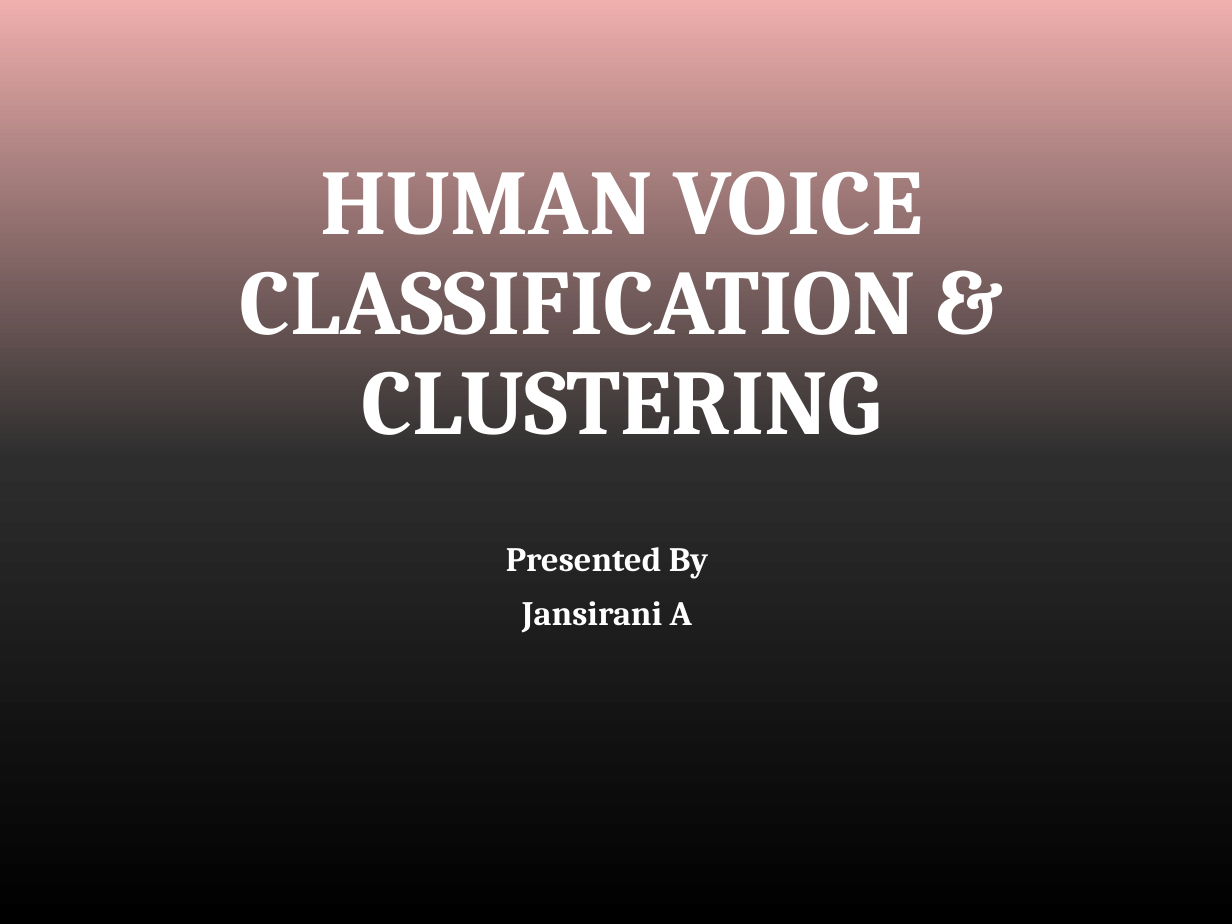
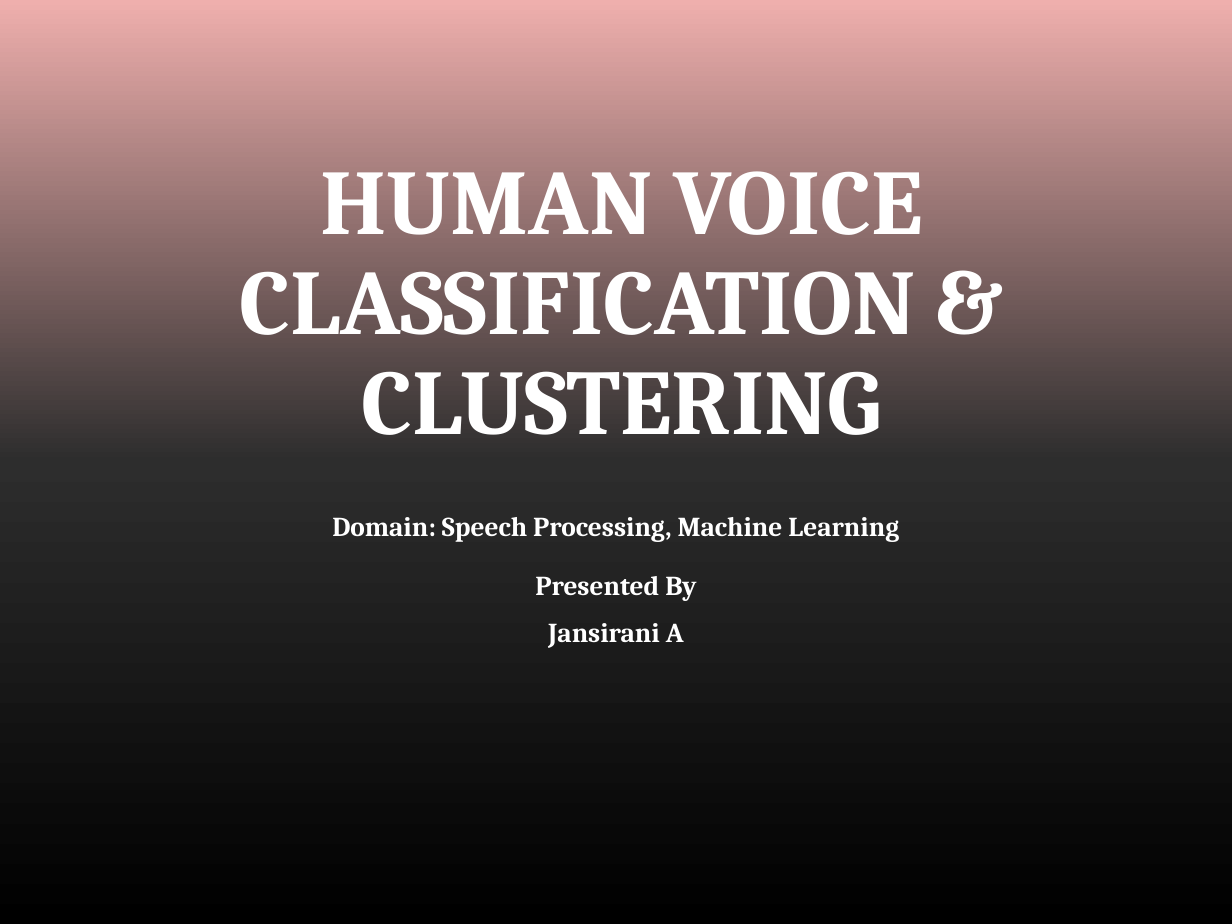
Before and after one commit to Jansirani-jansi-janu/Assignment_4, a slide deck: slide 1 of Human Voice Classification and Clustering.pptx. Drawn at 1232x924 pixels with LibreOffice and Linux fonts; fonts in the diff are those of the drawing; background and template pictures are left out. Boxes give left, top, right and bottom in pixels: in the first picture for what was removed or moved away, otherwise in the second. Text is boxed around its words. In the diff, an @@ line names an element or a change of style, - is before the commit and + after.

```diff
--- a/Human Voice Classification and Clustering.pptx
+++ b/Human Voice Classification and Clustering.pptx
@@ subtitle added at (332, 517, 899, 542), 16 pt, text #FFFFFF, bold @@
+Domain: Speech Processing, Machine Learning
@@ text "Presented By": place and size @@
-text "Presented By" at (506, 547, 708, 633)
+text "Presented By" at (535, 576, 696, 648)
@@ text "Presented By" at (535, 576, 696, 648): size 20 to 16 pt @@
```
Also in this commit, not shown: 3 other slides changed.
